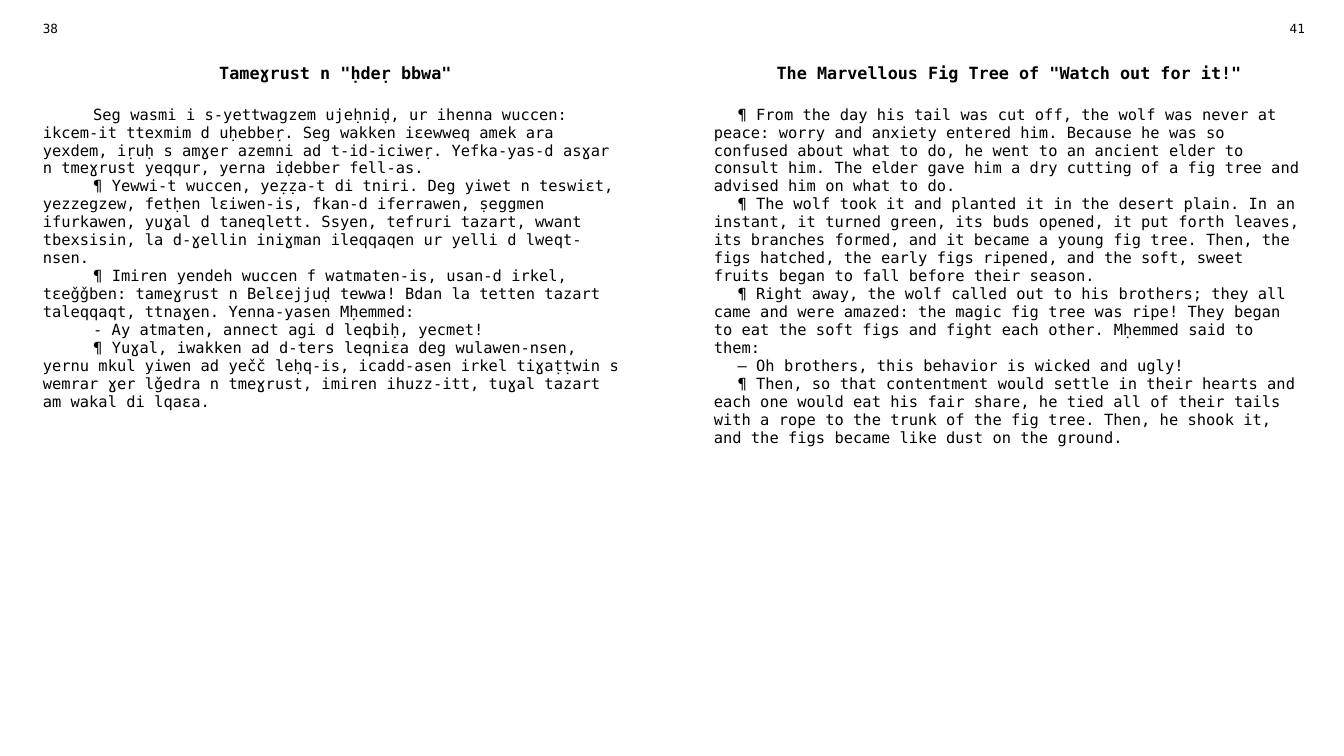
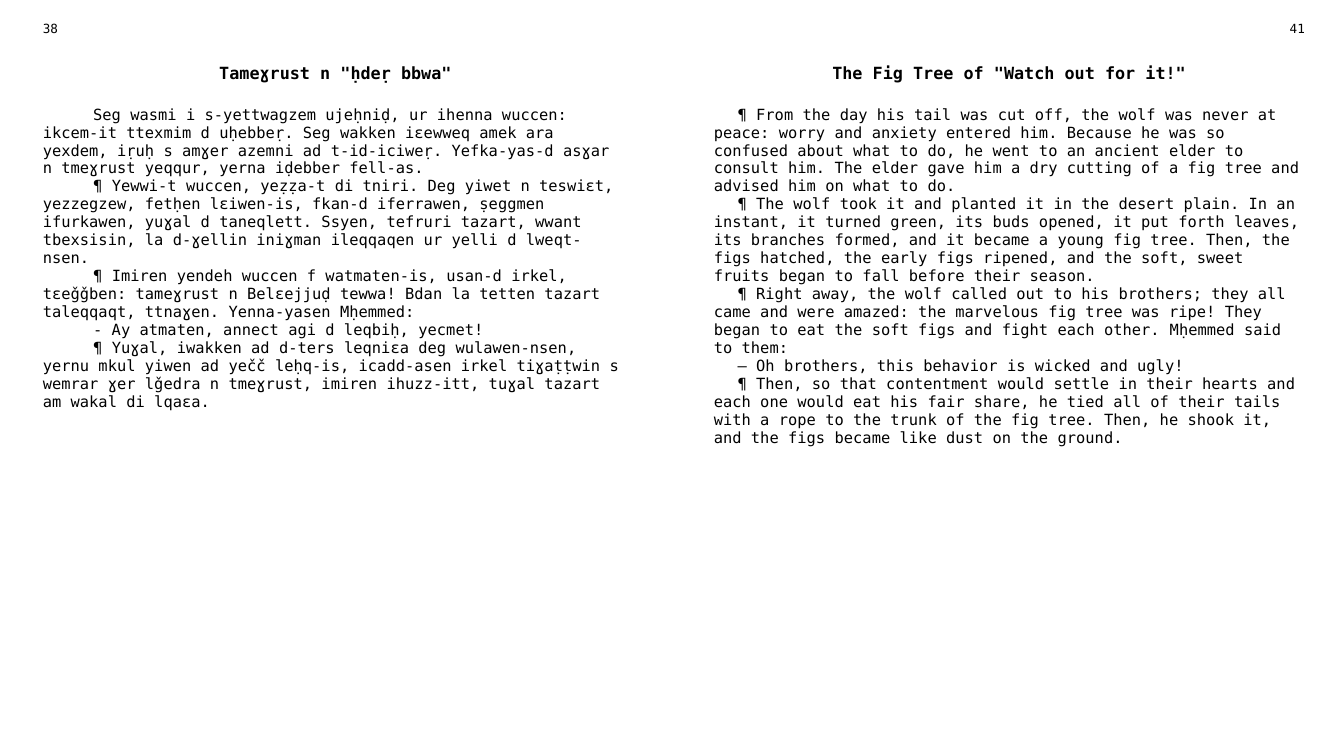
Before and after one commit to sferhah/tamacahut_n_wuccen, a slide deck: slide 15 of Uccen.ConsoleApp/uccen.eng.pptx. Drawn at 1344x756 pixels with LibreOffice and Linux fonts; fonts in the diff are those of the drawing. Boxes give left, top, right and bottom in pixels: in the first picture for what was removed or moved away, otherwise in the second. Text is boxed around its words. In the diff, an @@ line names an element or a change of style, - is before the commit and + after.

```diff
--- a/Uccen.ConsoleApp/uccen.eng.pptx
+++ b/Uccen.ConsoleApp/uccen.eng.pptx
@@ table at [32,16,1315,729] @@
@@ row 2, column 3: "The Marvellous Fig Tree of "Watch out for it!"" to "The Fig Tree of "Watch out for it!"" @@
-row 3, column 3: ¶ From the day his tail was cut off, the wolf was never at peace: worry and anxiety entered him. Because he was so confused about what to do, he went to an ancient elder to consult him. The elder gave him a dry cutting of a fig tree and advised him on what to do. / ¶ The wolf took it and planted it in the desert plain. In an instant, it turned green, its buds opened, it put forth leaves, its branches formed, and it became a young fig tree. Then, the figs hatched, the early figs ripened, and the soft, sweet fruits began to fall before their season. / ¶ Right away, the wolf called out to his brothers; they all came and were amazed: the magic fig tree was ripe! They began to eat the soft figs and fight each other. Mḥemmed said to them: / — Oh brothers, this behavior is wicked and ugly! / ¶ Then, so that contentment would settle in their hearts and each one would eat his fair share, he tied all of their tails with a rope to the trunk of the fig tree. Then, he shook it, and the figs became like dust on the ground.
+row 3, column 3: ¶ From the day his tail was cut off, the wolf was never at peace: worry and anxiety entered him. Because he was so confused about what to do, he went to an ancient elder to consult him. The elder gave him a dry cutting of a fig tree and advised him on what to do. / ¶ The wolf took it and planted it in the desert plain. In an instant, it turned green, its buds opened, it put forth leaves, its branches formed, and it became a young fig tree. Then, the figs hatched, the early figs ripened, and the soft, sweet fruits began to fall before their season. / ¶ Right away, the wolf called out to his brothers; they all came and were amazed: the marvelous fig tree was ripe! They began to eat the soft figs and fight each other. Mḥemmed said to them: / — Oh brothers, this behavior is wicked and ugly! / ¶ Then, so that contentment would settle in their hearts and each one would eat his fair share, he tied all of their tails with a rope to the trunk of the fig tree. Then, he shook it, and the figs became like dust on the ground.
```
Also in this commit, not shown: 1 other file.
